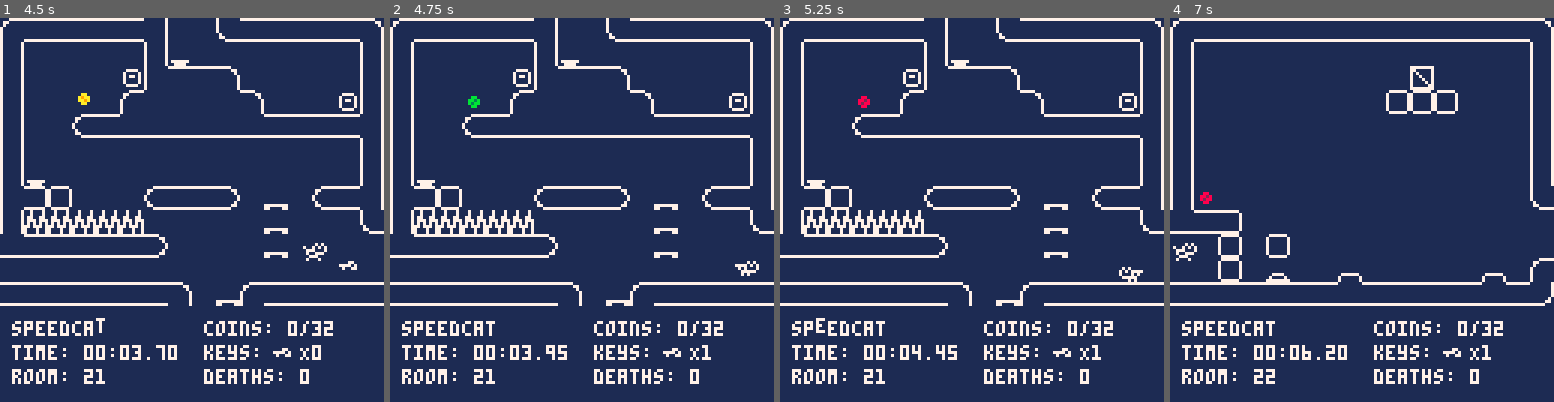
Above: before the commit, frames 1-4 (left to right).
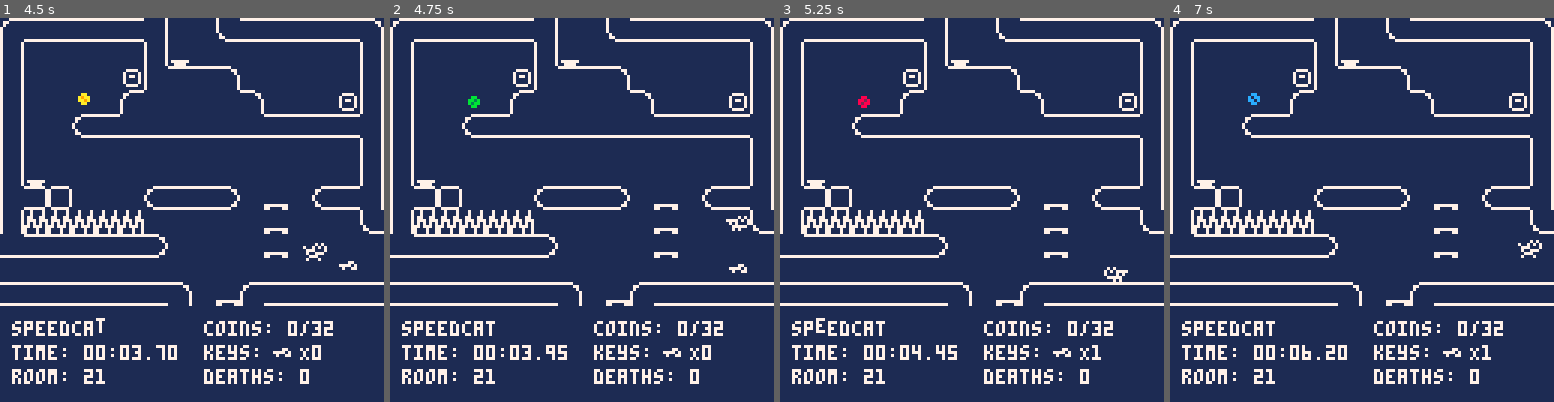
Above: after the commit, the same moments.

Repository: fletchmakes/speedcat
Game: PICO-8 cartridge speedcat.p8
Same seed, same stepped clock (60 frames per second), same inputs: the game is played once before the commit and once after it.
Inputs:
- Up to frame 1 (4.5 s): tap X (X key) at 0.33, 1.07, 1.85, 2.97, 4.08 s; tap O (Z key) at 0.7, 1.7, 2.1, 2.5, 2.9, 3.3, 3.7, 4.1 s; hold Right 1.6-2.1 s; hold Up 2.15-2.42 s; hold Right 2.47-3.03 s; hold Left 3.08-3.58 s; hold Down 3.63-3.97 s; hold Right from 4.02 s (still down)
- Up to frame 2 (4.75 s): tap O (Z key) at 4.5 s; release Right at 4.68 s; hold Up from 4.73 s (still down)
- Up to frame 3 (5.25 s): tap O (Z key) at 4.9 s; release Up at 5.03 s; hold Left from 5.08 s (still down); tap X (X key) at 5.2 s
- Up to frame 4 (7 s): tap O (Z key) every 0.4 s from 5.3 to 6.9 s; release Left at 5.68 s; hold Down 5.73-6.03 s; hold Right 6.08-6.58 s; tap X (X key) at 6.32 s; hold Right from 6.63 s (still down)

Frame 1 is identical in both runs. In frame 2, 0.3% of the frame differs, in the area x 81-97%, y 51-89%; in frame 3, 0.2%; in frame 4, 7.2%, in the area x 0-100%, y 0-95%.

Commit message:
improvements to coyote time

Diff:
--- a/speedcat.p8
+++ b/speedcat.p8
@@ -114,6 +114,8 @@
     cat.minhvel = -1
     cat.maxvvel = 6
     cat.minvvel = -6
+    cat.coyote_max = 8
+    cat.coyote_frames = cat.coyote_max
     -- animation
     cat.flip = false
     cat.spritenum = 16
@@ -129,6 +131,9 @@
     cat.lever = nil
 
     cat.update = function(this)
+        -- start decrementing coyote frames
+        this.coyote_frames = this.coyote_frames - 1
+
         -- movement + physics
         if (btn(k_left)) and (this.dx > 0) then
             -- if we are travelling right at the time, slow down faster
@@ -158,10 +163,11 @@
             end
         end
 
-        if ((this.on_ground) and (btnp(k_jump) or btnp(k_jump_alt))) then
+        if ((this.on_ground or this.coyote_frames > 0) and (btnp(k_jump) or btnp(k_jump_alt))) then
             this.dy = 0
             this.dy = this.dy + this.jaccel
             this.on_ground = false
+            this.coyote_frames = 0
             -- play jump sound
             play_sfx(8)
         else
@@ -290,10 +296,12 @@
                     -- we are to the top
                     this.on_ground = true
                     set_on_top(this, block)
+                    this.coyote_frames = this.coyote_max
                 else
                     if (this.pos.y + this.box.y + this.box.h - this.dy < block.pos.y + block.box.y and this.dy > 0) then
                         this.on_ground = true
                         set_on_top(this, block)
+                        this.coyote_frames = this.coyote_max
                     else
                         this.can_move = true
                     end
@@ -348,6 +356,7 @@
             spring.press(spring)
             this.dy = this.saccel
             this.on_ground = false
+            this.coyote_frames = 0
         end
     end
 
